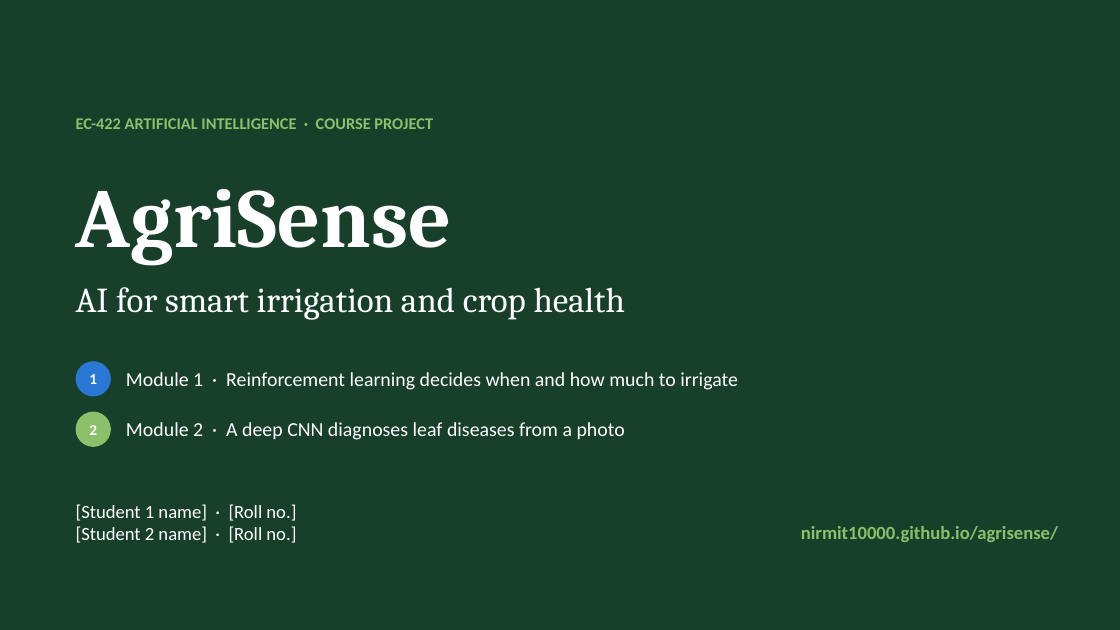
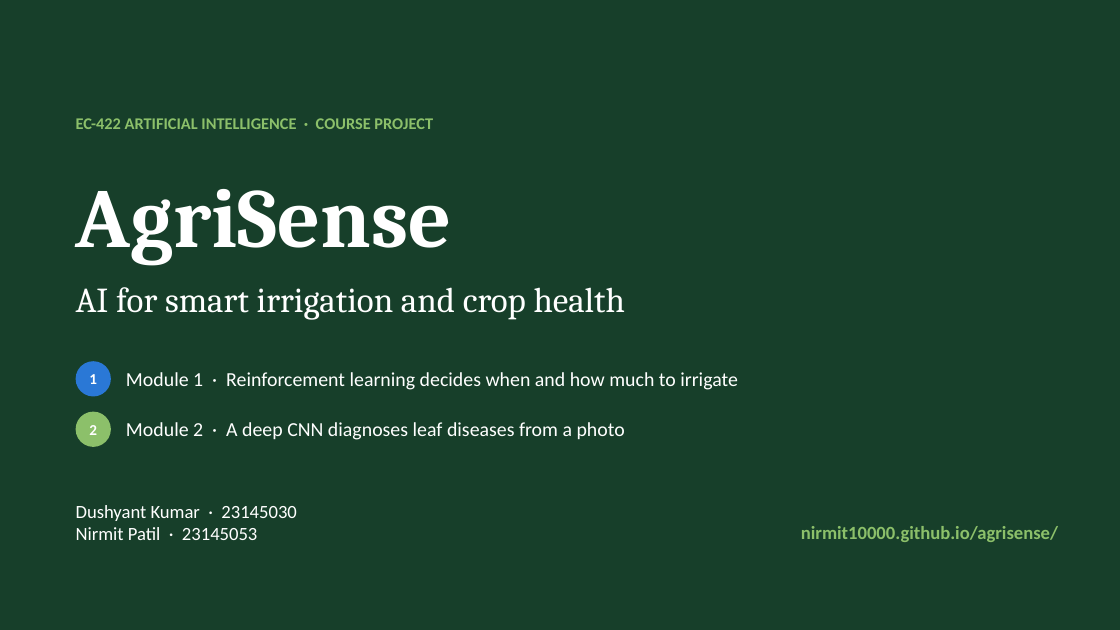
Before and after one commit to nirmit10000/agrisense, a slide deck: slide 1 of docs/AgriSense_Presentation.pptx. Drawn at 1120x630 pixels with LibreOffice and Linux fonts; fonts in the diff are those of the drawing. Boxes give left, top, right and bottom in pixels: in the first picture for what was removed or moved away, otherwise in the second. Text is boxed around its words. In the diff, an @@ line names an element or a change of style, - is before the commit and + after.

```diff
--- a/docs/AgriSense_Presentation.pptx
+++ b/docs/AgriSense_Presentation.pptx
@@ text at (76,505,296,540): text changed @@
-[Student 1 name] · [Roll no.]
-[Student 2 name] · [Roll no.]
+Dushyant Kumar · 23145030
+Nirmit Patil · 23145053
```
Also in this commit, not shown: 9 other slides changed, 46 other files.
